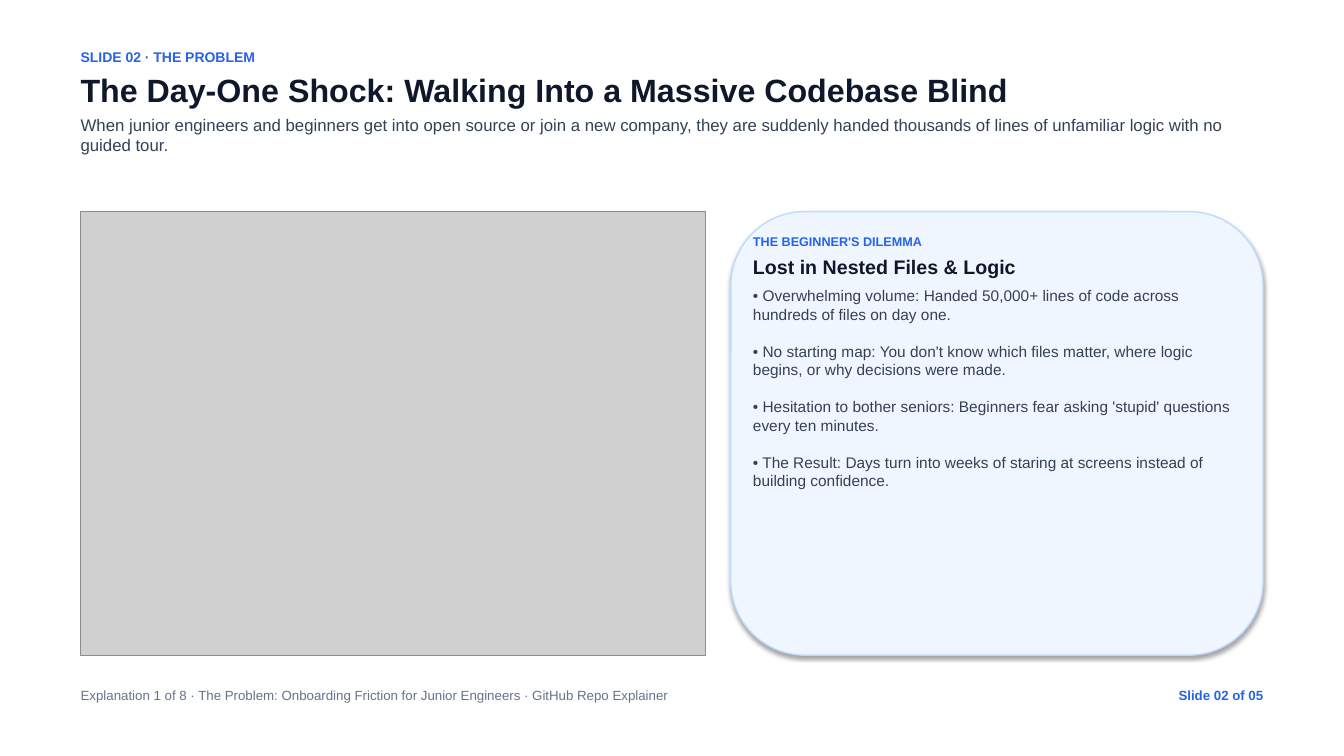
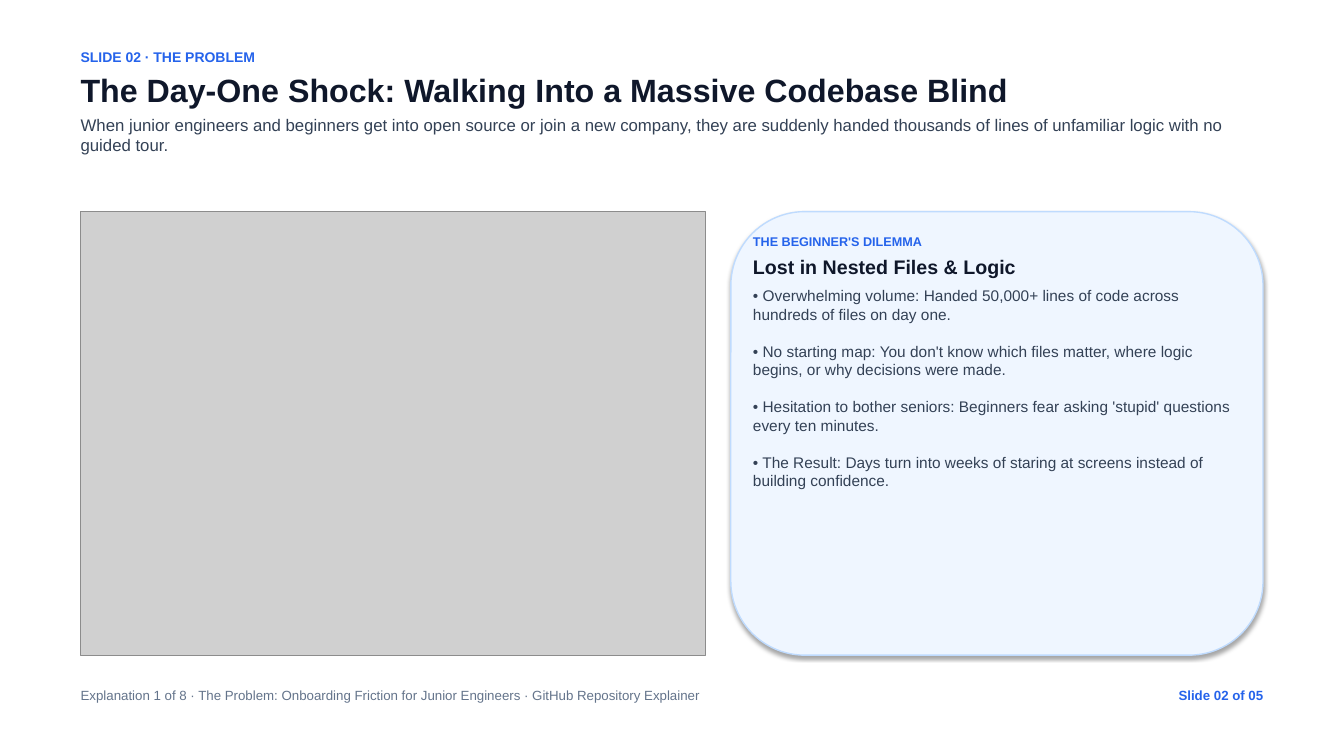
Before and after one commit to agrwl-utkarsh/mini2, a slide deck: slide 2 of presentation.pptx. Drawn at 1344x756 pixels with LibreOffice and Linux fonts; fonts in the diff are those of the drawing; grey boxes stand for pictures. Boxes give left, top, right and bottom in pixels: in the first picture for what was removed or moved away, otherwise in the second. Text is boxed around its words. In the diff, an @@ line names an element or a change of style, - is before the commit and + after.

Commit message:
Replace 'repo' with full word 'repository' across UI, API, presentation, and synopsis

```diff
--- a/presentation.pptx
+++ b/presentation.pptx
@@ text at (x1=81, y1=690, x2=699, y2=703): text changed @@
-Explanation 1 of 8 · The Problem: Onboarding Friction for Junior Engineers · GitHub Repo Explainer
+Explanation 1 of 8 · The Problem: Onboarding Friction for Junior Engineers · GitHub Repository Explainer
```
Also in this commit, not shown: 4 other slides changed, 7 other files.
